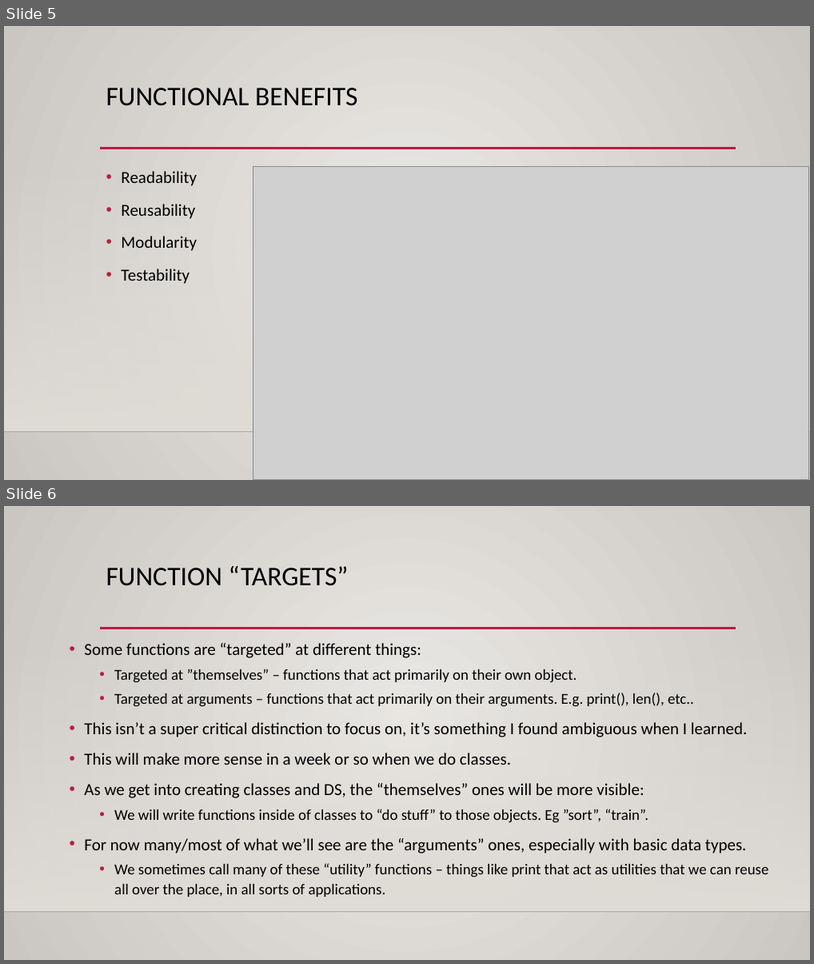
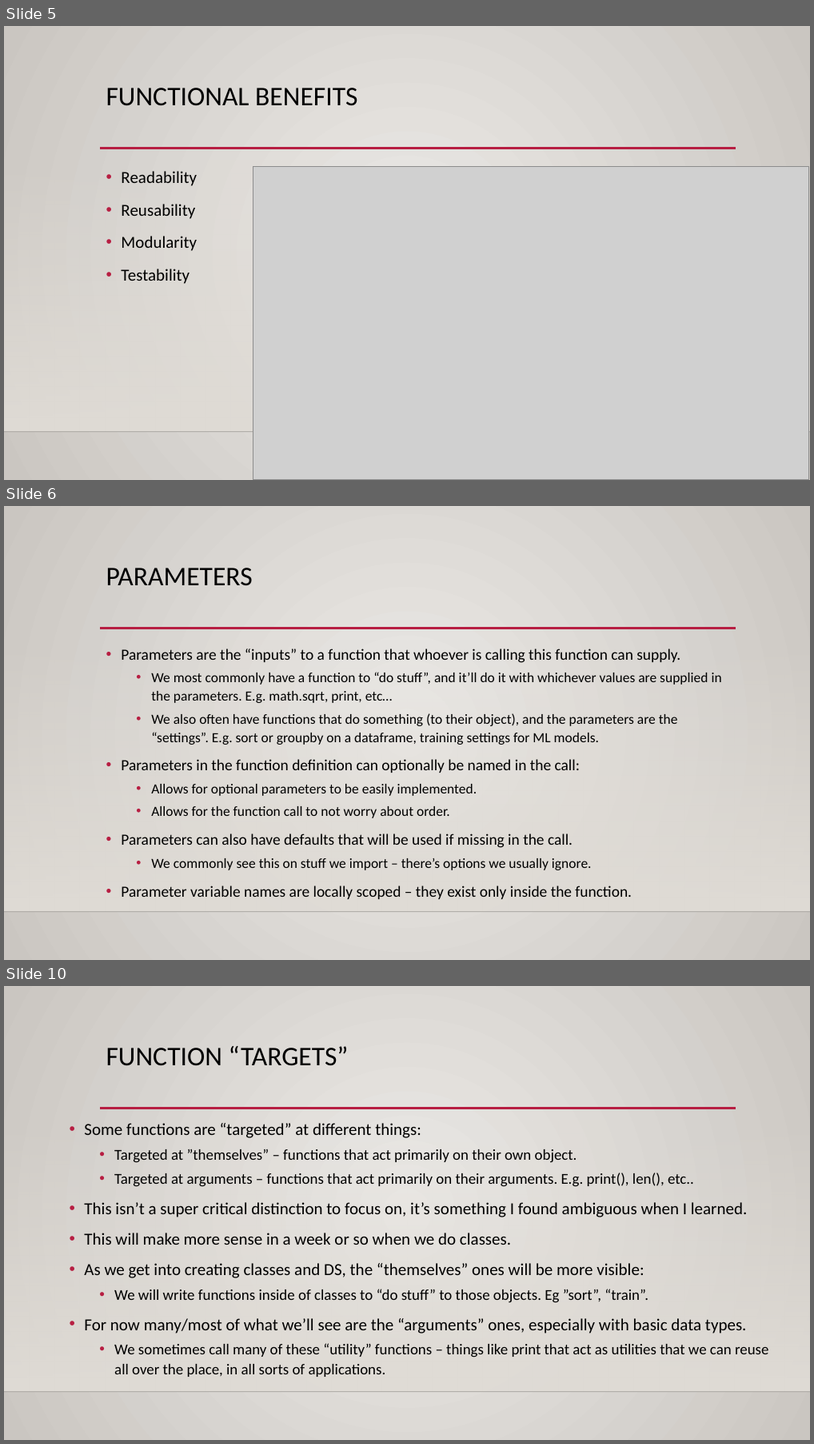
Before and after one commit to okohnkay/Programming_Basics_for_ML, a slide deck: course_material/slides/004_functions.pptx. Shown one above the other, each under a label of ours: slides 5 and 6 before the commit, slides 5, 6 and 10 after it; the slides between them are not shown. The pictures are 814x964 and 814x1444 pixels, drawn with LibreOffice and Linux fonts; fonts in the diff are those of the drawing; grey boxes stand for pictures; background and template pictures are left out. Boxes give left, top, right and bottom in pixels: in the first picture for what was removed or moved away, otherwise in the second. Text is boxed around its words. In the diff, an @@ line names an element or a change of style, - is before the commit and + after.

```diff
--- a/course_material/slides/004_functions.pptx
+++ b/course_material/slides/004_functions.pptx
@@ slide 6 added at [4,506,810,960], background gradient #ECEAE7 to #CAC7C1; not listed: 3 template elements that a slide beside it also shows @@
@@ title added at [106,568,253,585], 32 pt, text #000000 @@
+PARAMETERS
@@ text added at [121,648,722,899], 16.6 pt, text #000000 @@
+• Parameters are the “inputs” to a function that whoever is calling this function can supply.
+  • We most commonly have a function to “do stuff”, and it’ll do it with whichever values are supplied in the parameters. E.g. math.sqrt, print, etc…
+  • We also often have functions that do something (to their object), and the parameters are the “settings”. E.g. sort or groupby on a dataframe, training settings for ML models.
+• Parameters in the function definition can optionally be named in the call:
+  • Allows for optional parameters to be easily implemented.
+  • Allows for the function call to not worry about order.
+• Parameters can also have defaults that will be used if missing in the call.
+  • We commonly see this on stuff we import – there’s options we usually ignore.
+• Parameter variable names are locally scoped – they exist only inside the function.
@@ what was slide 6 is now slide 10 @@
```
Also in this commit, not shown: 3 other slides added, 3 other files.
